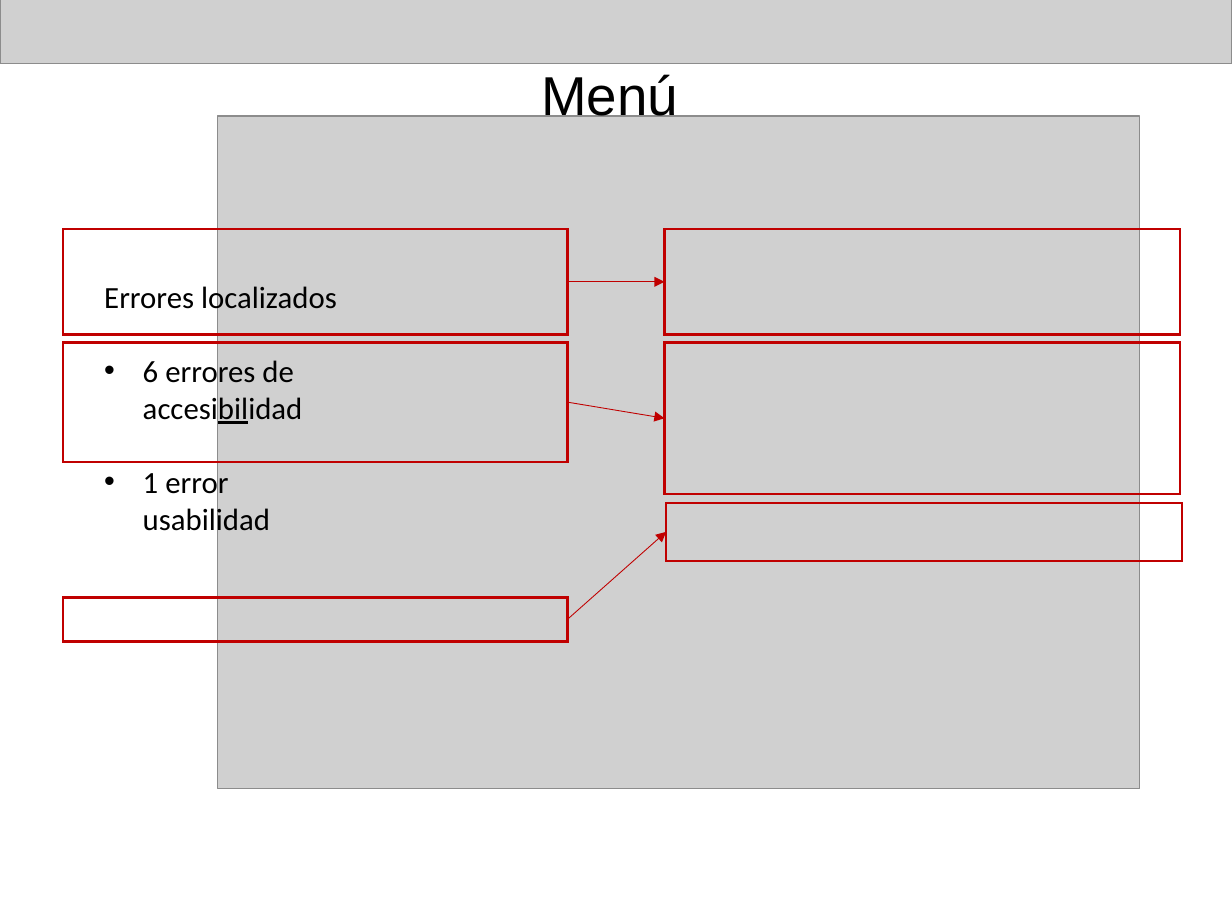
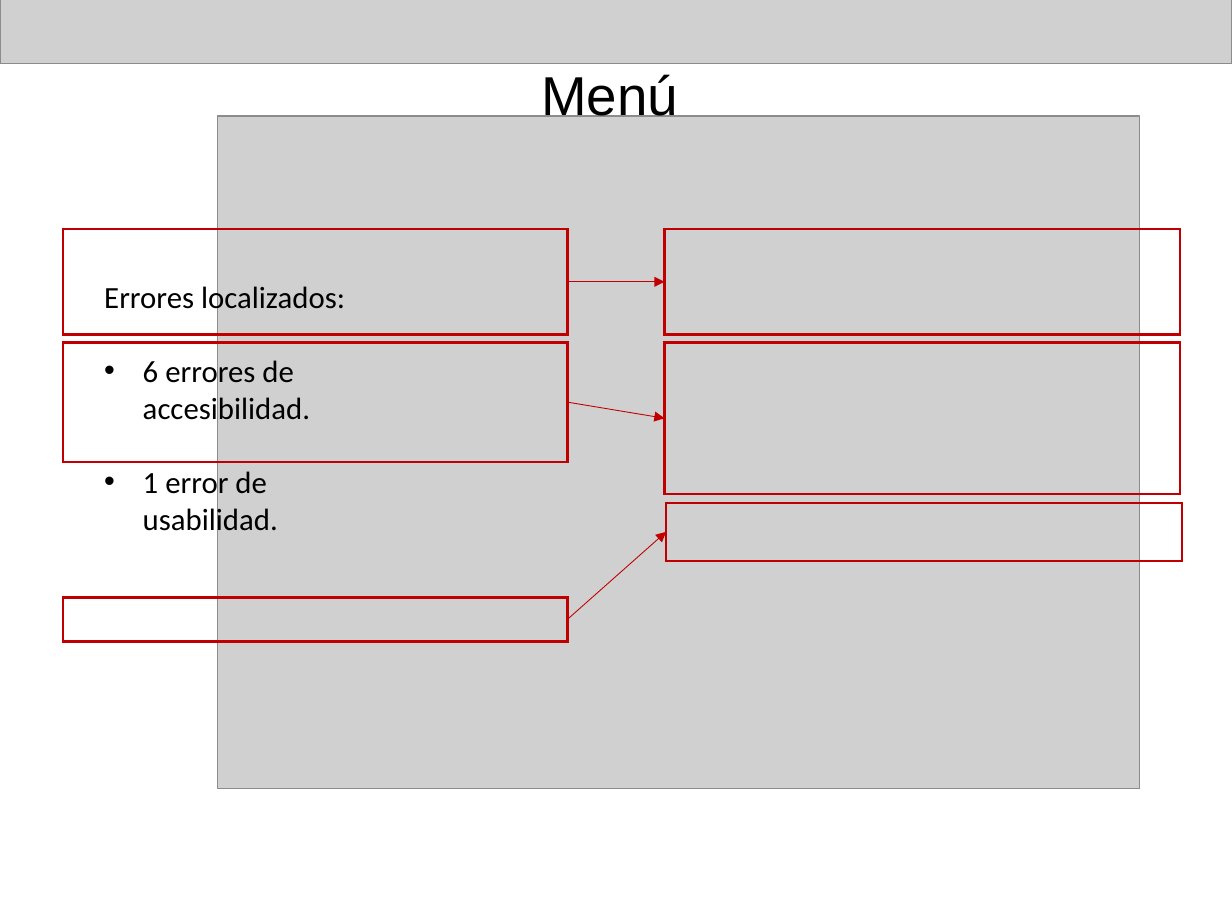
Before and after one commit to dguarch/Mindty, a slide deck: slide 7 of doc/Presentación1.pptx. Drawn at 1232x924 pixels with LibreOffice and Linux fonts; fonts in the diff are those of the drawing; grey boxes stand for pictures; background and template pictures are left out. Boxes give left, top, right and bottom in pixels: in the first picture for what was removed or moved away, otherwise in the second. Text is boxed around its words. In the diff, an @@ line names an element or a change of style, - is before the commit and + after.

```diff
--- a/doc/Presentación1.pptx
+++ b/doc/Presentación1.pptx
@@ text at <box>104,282,345,538</box>: text changed @@
-Errores localizados
-• 6 errores de accesibilidad
-• 1 error usabilidad
+Errores localizados:
+• 6 errores de accesibilidad.
+• 1 error de usabilidad.
```
Also in this commit, not shown: 4 other slides changed.
